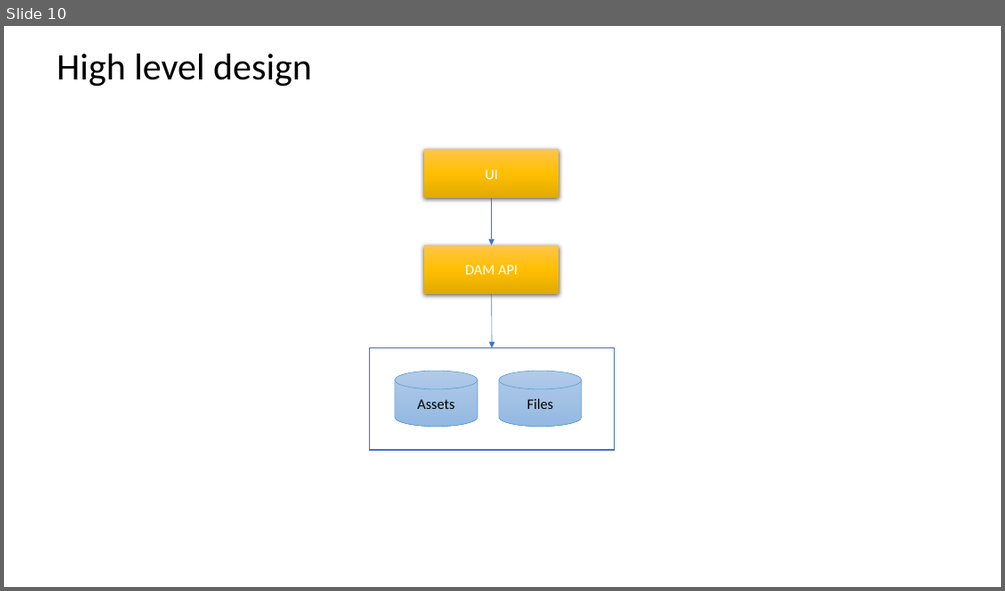
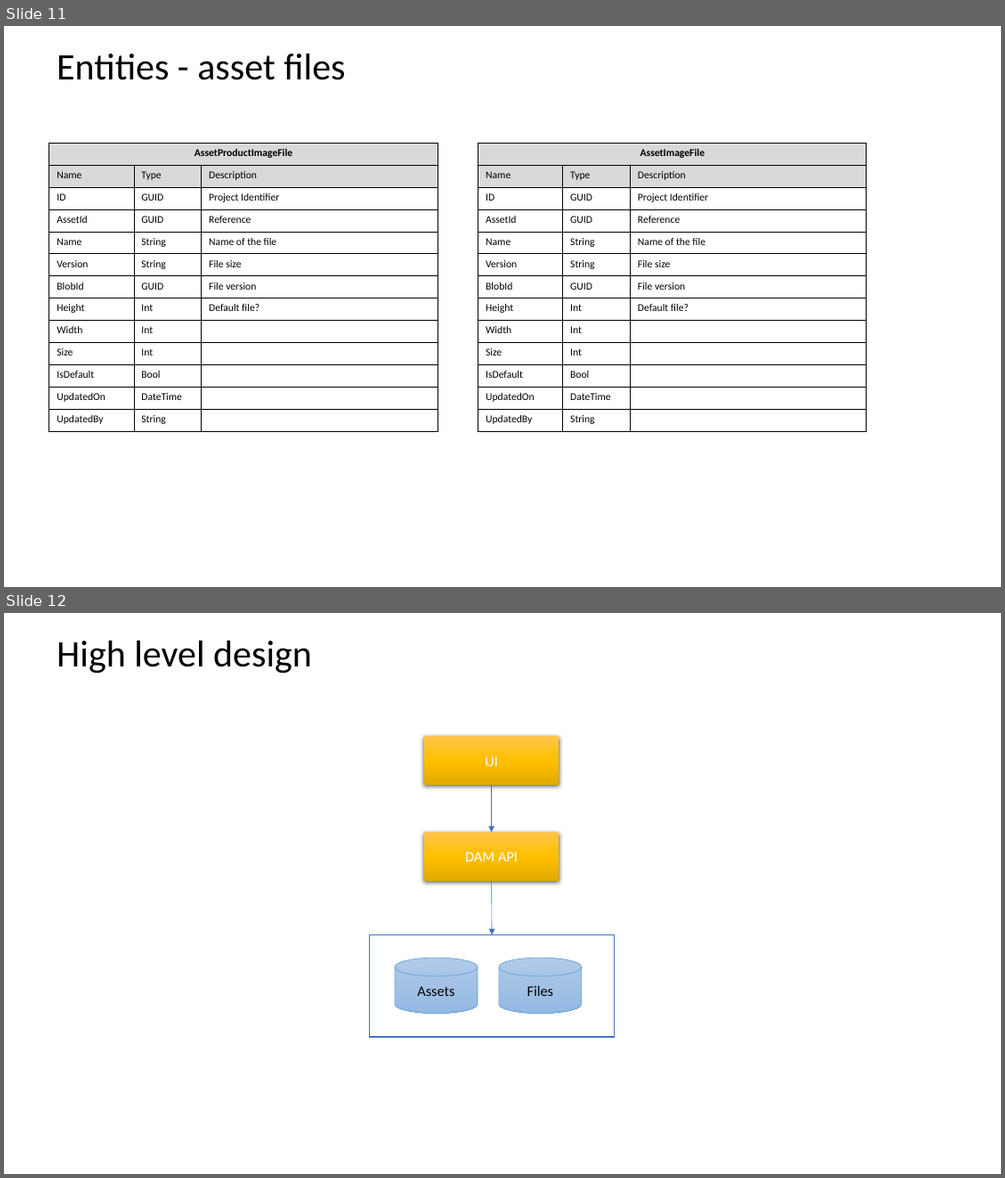
Before and after one commit to sundarkurs/DigitalAssets, a slide deck: Design/Digital Asset - Design.pptx. Shown one above the other, each under a label of ours: slide 10 before the commit, slides 11 and 12 after it. The pictures are 1005x591 and 1005x1178 pixels, drawn with LibreOffice and Linux fonts; fonts in the diff are those of the drawing. Boxes give left, top, right and bottom in pixels: in the first picture for what was removed or moved away, otherwise in the second. Text is boxed around its words. In the diff, an @@ line names an element or a change of style, - is before the commit and + after.

```diff
--- a/Design/Digital Asset - Design.pptx
+++ b/Design/Digital Asset - Design.pptx
@@ slide 11 added at (4, 26, 1001, 587), background #FFFFFF @@
@@ text added at (57, 54, 345, 80), 36 pt, text #000000 @@
+Entities - asset files
@@ table added at (49, 143, 437, 431), 13 rows, 3 columns @@
+AssetProductImageFile |  | 
+Name | Type | Description
+ID | GUID | Project Identifier
+AssetId | GUID | Reference
+Name | String | Name of the file
+Version | String | File size
+BlobId | GUID | File version
+Height | Int | Default file?
+Width | Int | 
+Size | Int | 
+IsDefault | Bool | 
+UpdatedOn | DateTime | 
+UpdatedBy | String | 
@@ table added at (478, 143, 866, 431), 13 rows, 3 columns @@
+AssetImageFile |  | 
+Name | Type | Description
+ID | GUID | Project Identifier
+AssetId | GUID | Reference
+Name | String | Name of the file
+Version | String | File size
+BlobId | GUID | File version
+Height | Int | Default file?
+Width | Int | 
+Size | Int | 
+IsDefault | Bool | 
+UpdatedOn | DateTime | 
+UpdatedBy | String | 
@@ what was slide 10 is now slide 12 @@
```
Also in this commit, not shown: 4 slides changed, 2 other slides added, 12 other files.
